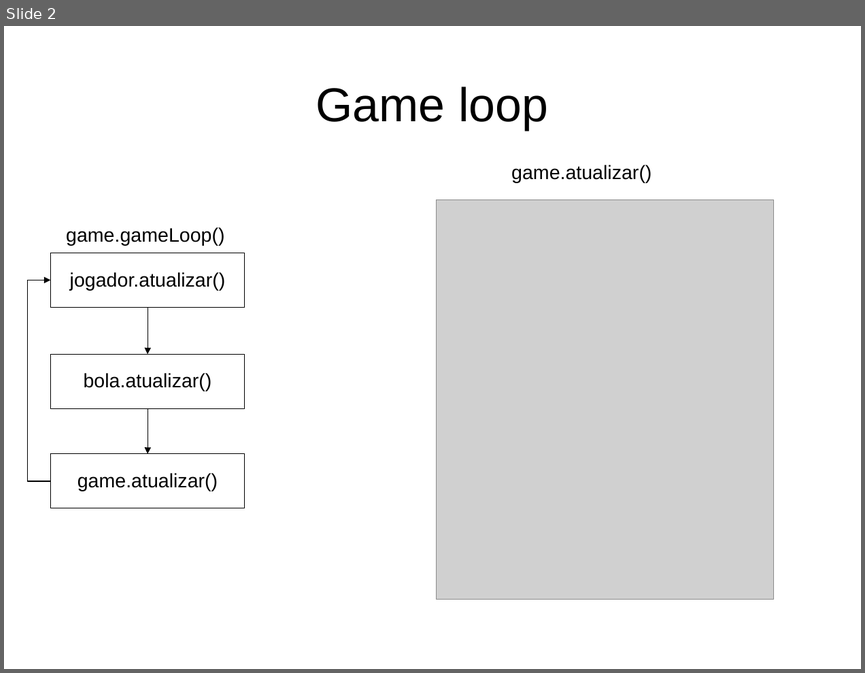
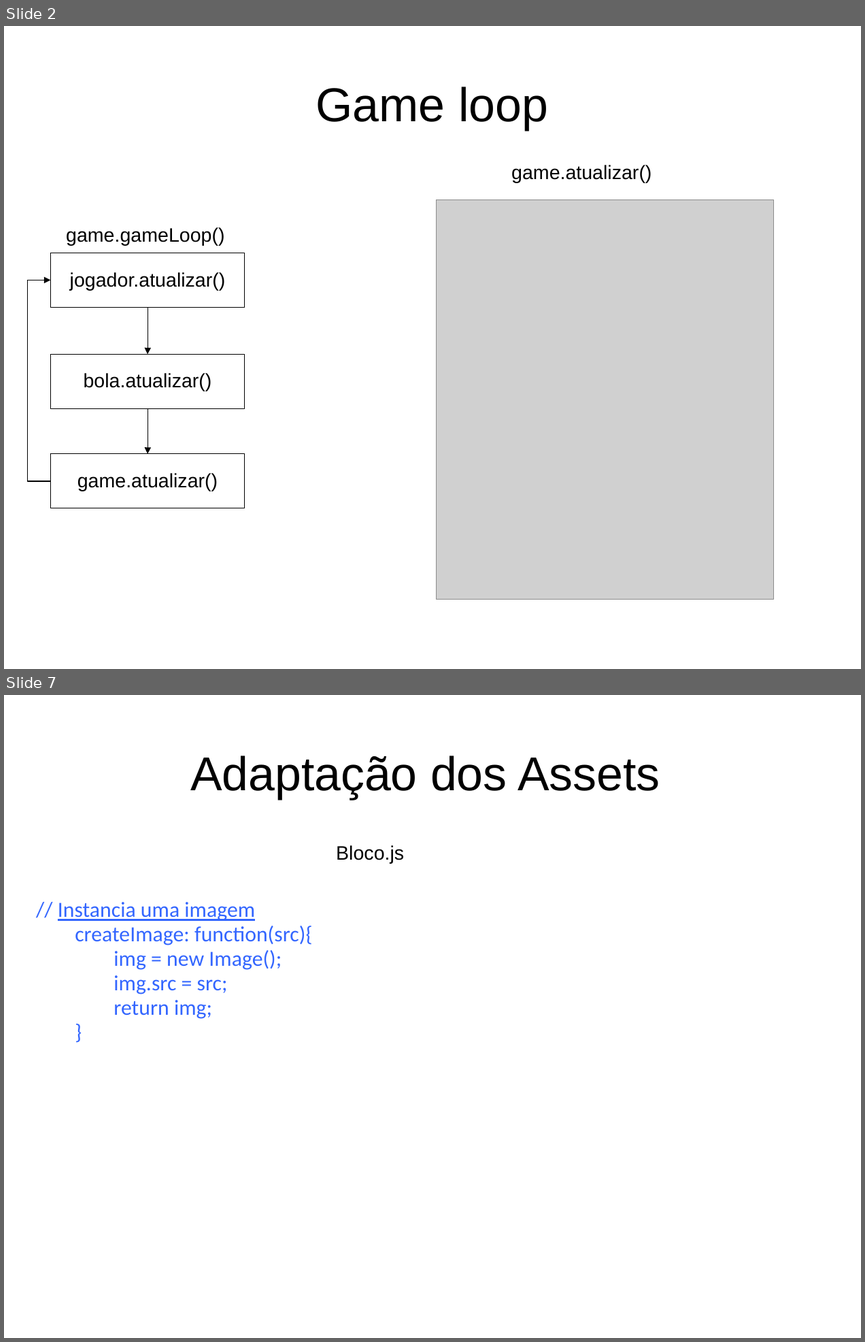
Before and after one commit to jucimarjr/posueagames, a slide deck: brunorichele/breakout/apres/breakout.ppt. Shown one above the other, each under a label of ours: slide 2 before the commit, slides 2 and 7 after it; the slides between them are not shown. The pictures are 865x673 and 865x1342 pixels, drawn with LibreOffice and Linux fonts; fonts in the diff are those of the drawing; grey boxes stand for pictures. Boxes give left, top, right and bottom in pixels: in the first picture for what was removed or moved away, otherwise in the second. Text is boxed around its words. In the diff, an @@ line names an element or a change of style, - is before the commit and + after.

```diff
--- a/brunorichele/breakout/apres/breakout.ppt
+++ b/brunorichele/breakout/apres/breakout.ppt
@@ slide 7 added at [4, 695, 861, 1338], background #FFFFFF @@
@@ title added at [190, 756, 660, 799], 44 pt, text #000000 @@
+Adaptação dos Assets
@@ text added at [336, 845, 404, 864], 18 pt, text #000000 @@
+Bloco.js
@@ text added at [58, 902, 312, 1019], 20 pt, text #3366FF @@
+// Instancia uma imagem
+createImage: function(src){
+img = new Image();
+img.src = src;
+return img;
+}
```
Also in this commit, not shown: 11 other slides added, 7 other files.
